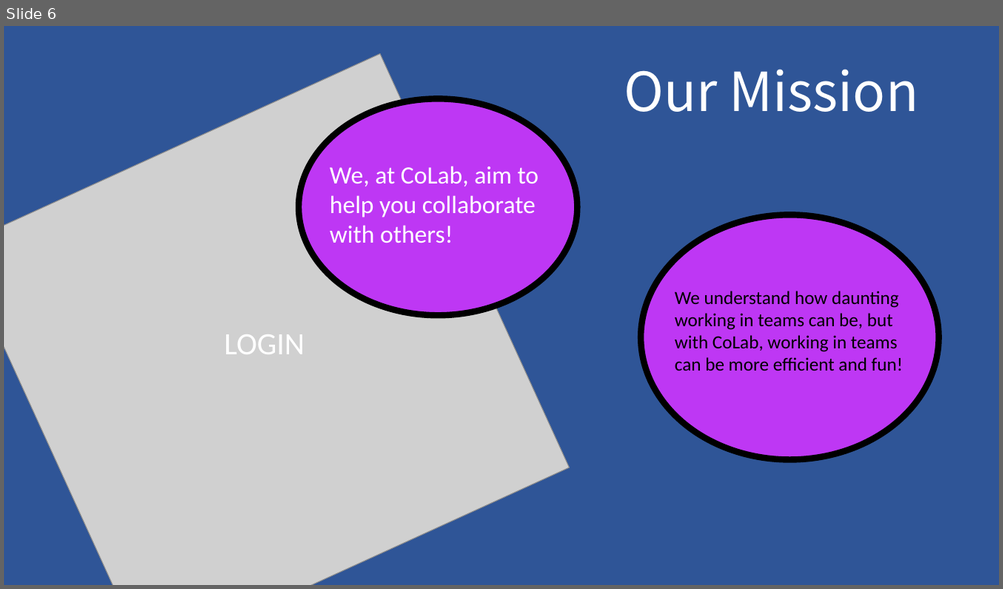
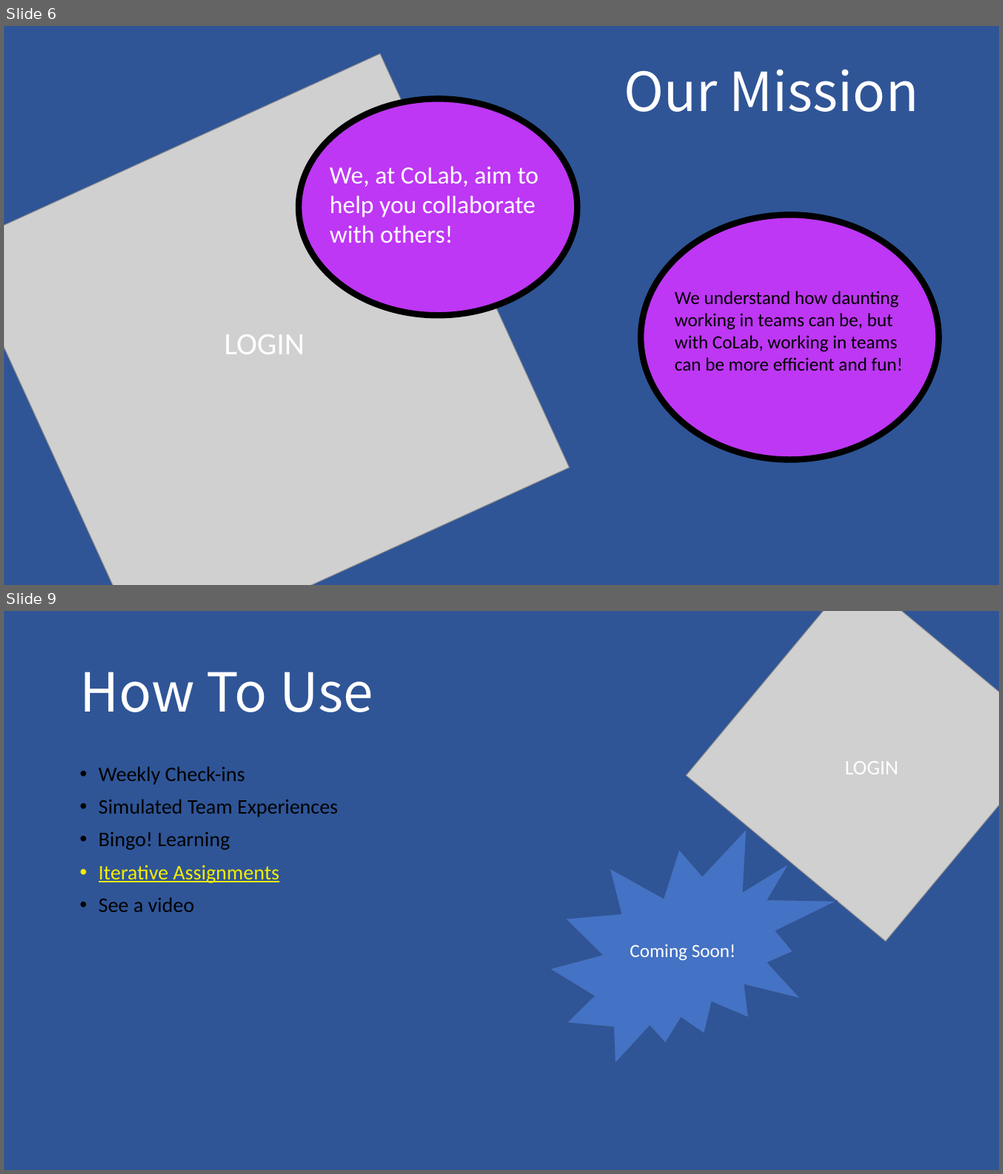
Before and after one commit to mgmodell/CoLab, a slide deck: doc/intro_screen/colabppt.pptx. Shown one above the other, each under a label of ours: slide 6 before the commit, slides 6 and 9 after it; the slides between them are not shown. The pictures are 1003x589 and 1003x1174 pixels, drawn with LibreOffice and Linux fonts; fonts in the diff are those of the drawing; grey boxes stand for pictures. Boxes give left, top, right and bottom in pixels: in the first picture for what was removed or moved away, otherwise in the second. Text is boxed around its words. In the diff, an @@ line names an element or a change of style, - is before the commit and + after.

```diff
--- a/doc/intro_screen/colabppt.pptx
+++ b/doc/intro_screen/colabppt.pptx
@@ slide 9 added at (x1=4, y1=611, x2=999, y2=1170), background #2F5597 @@
@@ picture added at (x1=686, y1=611, x2=999, y2=941) @@
@@ title added at (x1=79, y1=672, x2=373, y2=712), 52 pt, text #FFFFFF @@
+How To Use
@@ text added at (x1=845, y1=761, x2=898, y2=775), 20 pt, text #FFFFFF @@
+LOGIN
@@ text added at (x1=99, y1=766, x2=338, y2=912), 20 pt, text #000000 @@
+• Weekly Check-ins
+• Simulated Team Experiences
+• Bingo! Learning
+• Iterative Assignments
+• See a video
@@ irregular seal added at (x1=549, y1=829, x2=837, y2=1065), fill #4472C4, outline #325491 1 pt, 18 pt, text #FFFFFF @@
+Coming Soon!
```
Also in this commit, not shown: 5 slides changed, 3 other slides added, 1 other file.
